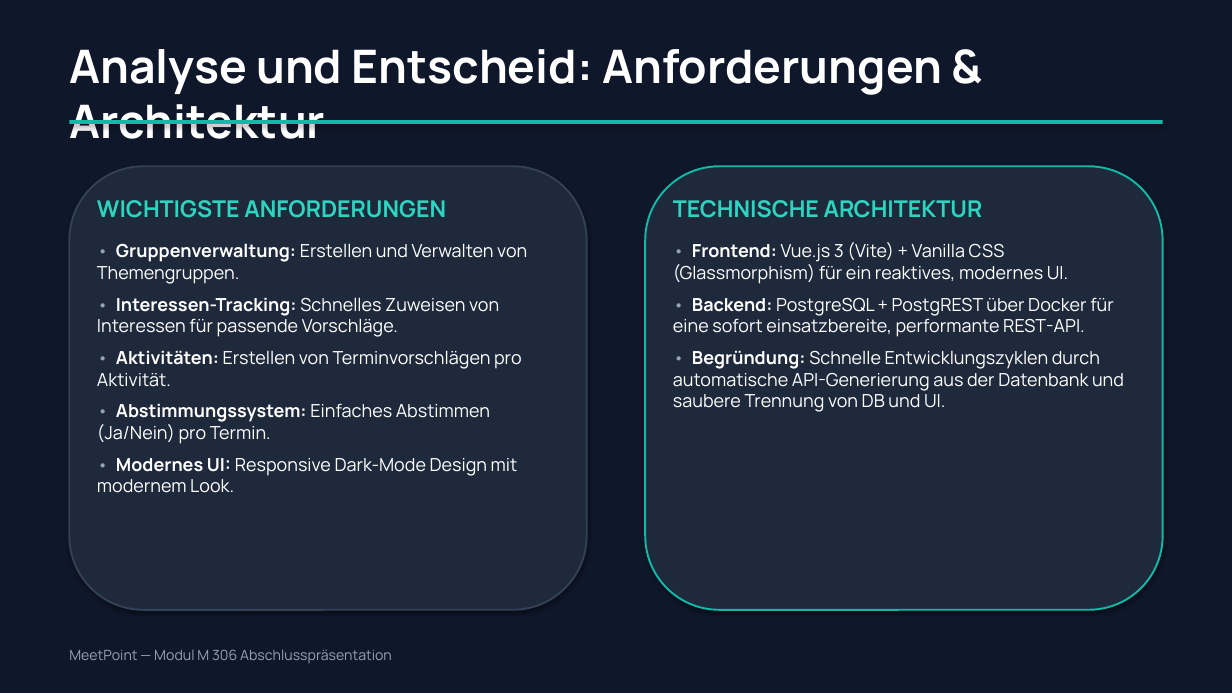
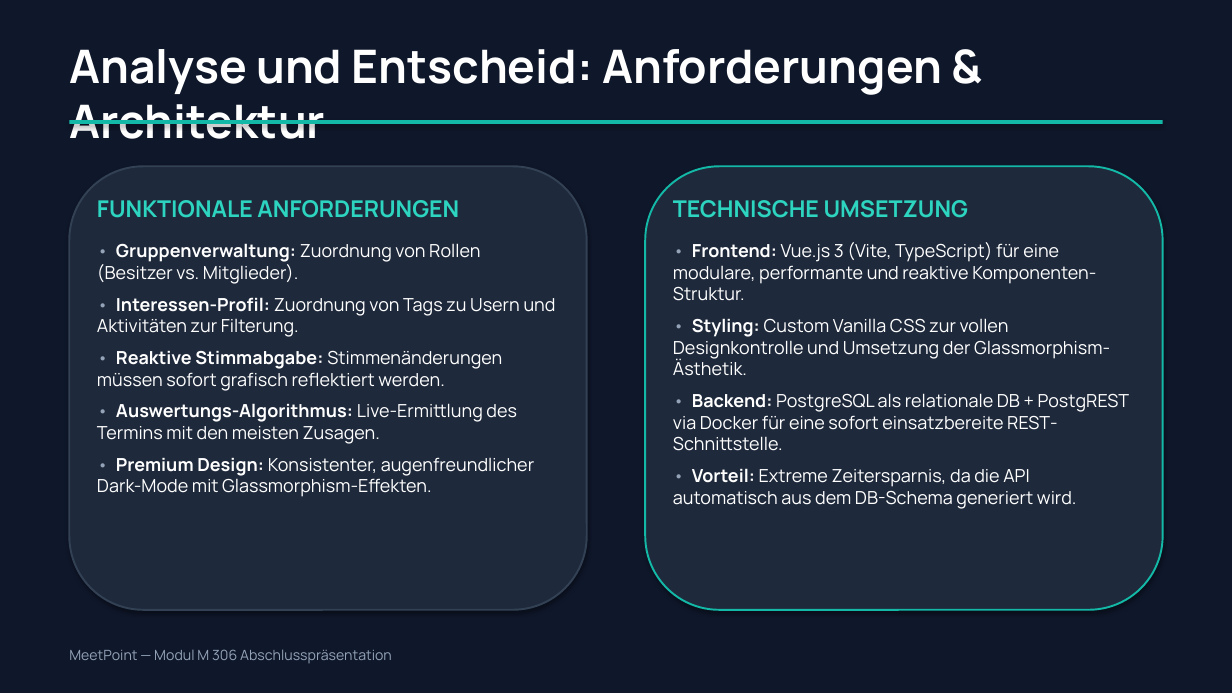
Before and after one commit to bobiib/MeetPoint, a slide deck: slide 3 of MeetPoint_Praesentation.pptx. Drawn at 1232x693 pixels with LibreOffice and Linux fonts; fonts in the diff are those of the drawing. Boxes give left, top, right and bottom in pixels: in the first picture for what was removed or moved away, otherwise in the second. Text is boxed around its words. In the diff, an @@ line names an element or a change of style, - is before the commit and + after.

```diff
--- a/MeetPoint_Praesentation.pptx
+++ b/MeetPoint_Praesentation.pptx
@@ text at (97,200,556,497): text changed @@
-WICHTIGSTE ANFORDERUNGEN
-• Gruppenverwaltung: Erstellen und Verwalten von Themengruppen.
-• Interessen-Tracking: Schnelles Zuweisen von Interessen für passende Vorschläge.
-• Aktivitäten: Erstellen von Terminvorschlägen pro Aktivität.
-• Abstimmungssystem: Einfaches Abstimmen (Ja/Nein) pro Termin.
-• Modernes UI: Responsive Dark-Mode Design mit modernem Look.
+FUNKTIONALE ANFORDERUNGEN
+• Gruppenverwaltung: Zuordnung von Rollen (Besitzer vs. Mitglieder).
+• Interessen-Profil: Zuordnung von Tags zu Usern und Aktivitäten zur Filterung.
+• Reaktive Stimmabgabe: Stimmenänderungen müssen sofort grafisch reflektiert werden.
+• Auswertungs-Algorithmus: Live-Ermittlung des Termins mit den meisten Zusagen.
+• Premium Design: Konsistenter, augenfreundlicher Dark-Mode mit Glassmorphism-Effekten.
@@ text at (673,200,1130,509): text changed @@
-TECHNISCHE ARCHITEKTUR
-• Frontend: Vue.js 3 (Vite) + Vanilla CSS (Glassmorphism) für ein reaktives, modernes UI.
-• Backend: PostgreSQL + PostgREST über Docker für eine sofort einsatzbereite, performante REST-API.
-• Begründung: Schnelle Entwicklungszyklen durch automatische API-Generierung aus der Datenbank und saubere Trennung von DB und UI.
+TECHNISCHE UMSETZUNG
+• Frontend: Vue.js 3 (Vite, TypeScript) für eine modulare, performante und reaktive Komponenten-Struktur.
+• Styling: Custom Vanilla CSS zur vollen Designkontrolle und Umsetzung der Glassmorphism-Ästhetik.
+• Backend: PostgreSQL als relationale DB + PostgREST via Docker für eine sofort einsatzbereite REST-Schnittstelle.
+• Vorteil: Extreme Zeitersparnis, da die API automatisch aus dem DB-Schema generiert wird.
```
Also in this commit, not shown: 5 other slides changed.
